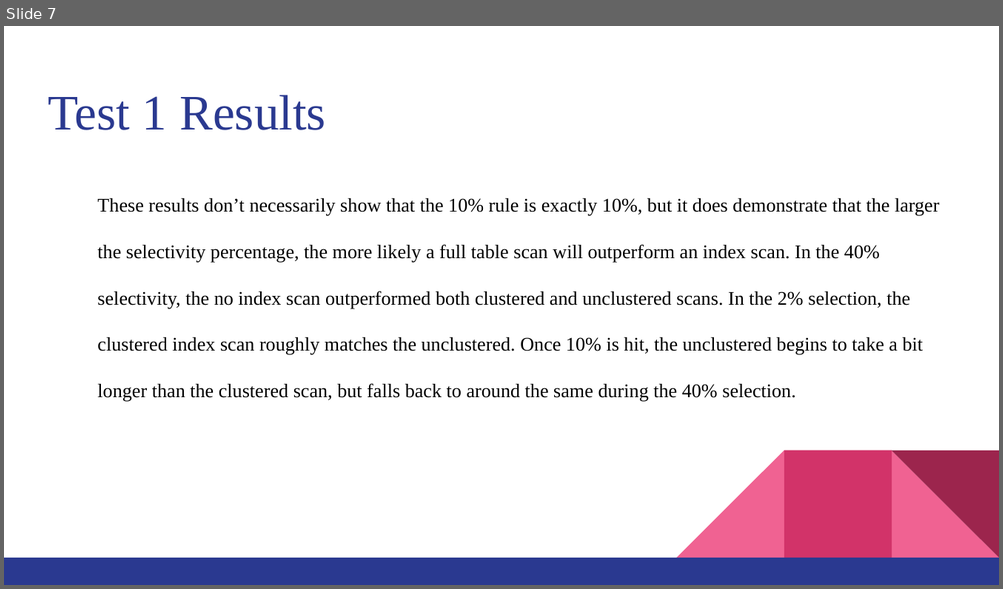
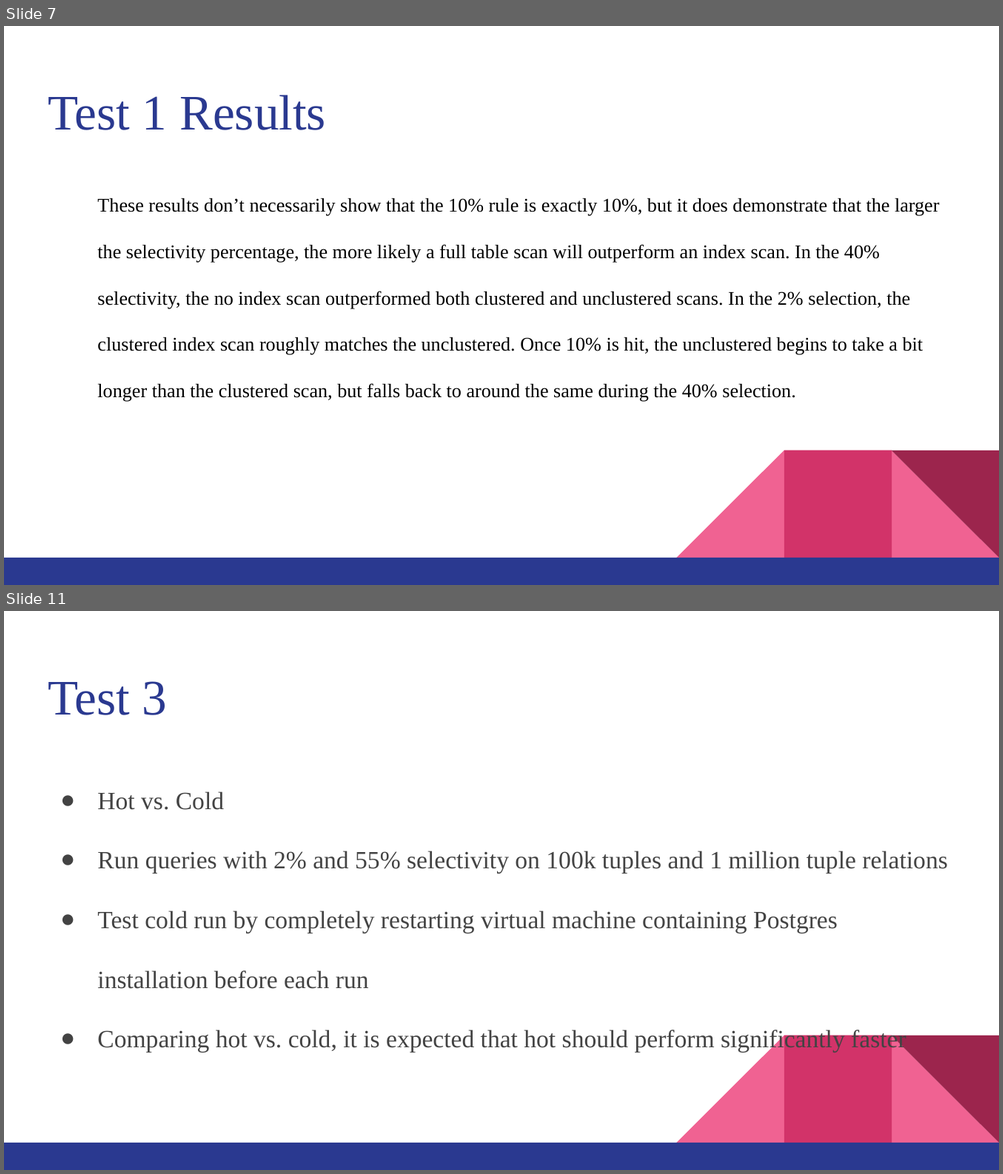
Before and after one commit to i4mTheWalrus/CS487-Proj, a slide deck: CS487P Project Presentation.pptx. Shown one above the other, each under a label of ours: slide 7 before the commit, slides 7 and 11 after it; the slides between them are not shown. The pictures are 1003x589 and 1003x1174 pixels, drawn with LibreOffice and Linux fonts; fonts in the diff are those of the drawing. Boxes give left, top, right and bottom in pixels: in the first picture for what was removed or moved away, otherwise in the second. Text is boxed around its words. In the diff, an @@ line names an element or a change of style, - is before the commit and + after.

```diff
--- a/CS487P Project Presentation.pptx
+++ b/CS487P Project Presentation.pptx
@@ slide 11 added at (4,611,999,1170), background #FFFFFF; not listed: 5 template elements that a slide beside it also shows @@
@@ title added at (48,681,168,715), 36 pt, text #2A3990 @@
+Test 3
@@ text added at (97,792,948,1053), 18 pt, text #434343 @@
+● Hot vs. Cold
+● Run queries with 2% and 55% selectivity on 100k tuples and 1 million tuple relations
+● Test cold run by completely restarting virtual machine containing Postgres installation before each run
+● Comparing hot vs. cold, it is expected that hot should perform significantly faster
```
Also in this commit, not shown: 4 slides changed, 3 other slides added, 4 slides removed.
